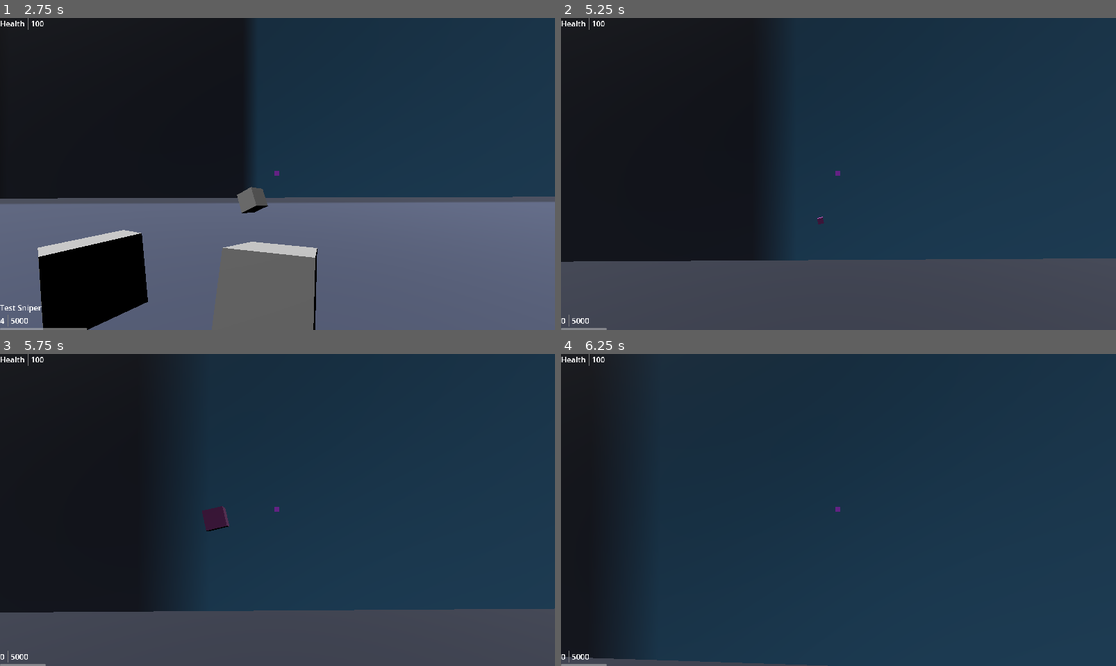
Above: before the commit, frames 1-4 (two rows, left to right).
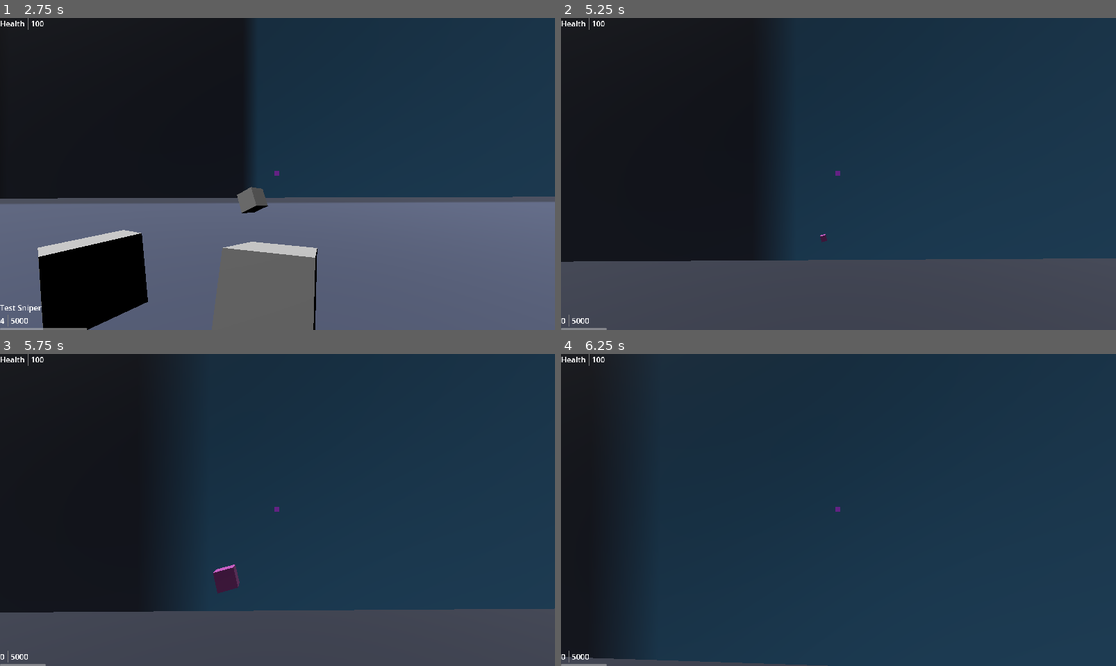
Above: after the commit, the same moments.

Repository: mabanana/FPS-Project-A
Game: Godot game, scene res://test_scene.tscn
The game is run twice, just before and just after one commit, with the same random seed, the same clock (stepped at 60 frames per second) and the same inputs. The engine's default icon, where the game draws it, is replaced by a stand-in: a white triangle on a blue panel in a dark square.
Inputs (mouse positions are in pixels of both pictures, inside the frame that each line leads up to):
- Up to frame 1 (2.75 s): tap Enter (ui_accept) at 0.5, 0.77, 1.52 s; move the mouse to (305, 174) at 0.52 s; hold Q (drop_equip) 0.53-1.28 s; hold Up (ui_up) from 0.53 s (still down); move the mouse to (249, 174) at 1.27 s; tap Q (drop_equip) at 1.35, 2.3 s; move the mouse to (288, 167) at 2.02 s; hold E (interact) from 2.03 s (still down)
- Up to frame 2 (5.25 s): keep holding Up (ui_up); move the mouse to (832, 180) at 2.77 s; release E (interact) at 2.78 s; click (832, 180) at 2.85 s; tap Enter (ui_accept) at 3.02, 3.77, 4.52 s; tap Q (drop_equip) at 3.05, 3.8, 4.35 s; move the mouse to (877, 177) at 3.52 s; hold Right mouse button (right_click) 3.53-4.28 s; tap R (reload) at 4.15 s; move the mouse to (794, 170) at 4.27 s; move the mouse to (844, 174) at 5.02 s; hold Q (drop_equip) from 5.03 s (still down)
- Up to frame 3 (5.75 s): keep holding Up (ui_up); keep holding Q (drop_equip)
- Up to frame 4 (6.25 s): move the mouse to (816, 503) at 5.77 s; release Up (ui_up) at 5.78 s; release Q (drop_equip) at 5.78 s; hold Right (ui_right) from 5.78 s (still down); tap E (interact) at 5.85 s; tap Enter (ui_accept) at 6.02 s; tap Q (drop_equip) at 6.05 s

Frame 1 is identical in both runs. In frame 2, less than 0.1% of the frame differs, in the area x 46-48%, y 63-72%; in frame 3, 0.6%, in the area x 36-44%, y 48-77%; in frame 4, nothing differs.
Error after the commit: Invalid access to property or key 'metadata' on a base object of type 'Nil'. (res://gun_slot.gd:114)

Commit message:
Update gun_slot

Diff:
--- a/gun_slot.gd
+++ b/gun_slot.gd
@@ -16,6 +16,8 @@
 var shoot_cd: int
 var reload_cd: int
 var character: PlayerEntity
+var active_gun: GunModel
+var context
 
 var core: CoreModel
 var core_changed: Signal
@@ -25,54 +27,40 @@
 	shoot_cd = 0
 	reload_cd = 0
 	bullet_hole = preload("res://bullet_hole.tscn")
+	context = core.services.Context
 
 func _process(delta):
-	if not core.inventory.active_gun:
-		return
+	# Only timers
 	if shoot_cd > 0:
 		shoot_cd -= UNIT * delta
+		if shoot_cd <= 0:
+			_finish_cd()
 	if core.player.reloading:
 		if reload_cd > 0:
 			reload_cd -= UNIT * delta
 		else:
-			finish_reload()
-	if core.player.trigger:
-		shoot()
-	if core.player.ads:
-		set_camera_zoom(core.inventory.active_gun.metadata.zoom,true)
-	else:
-		set_camera_zoom(0,false)
-
-func finish_reload():
-	var new_mag = min(core.inventory.ammo, core.inventory.active_gun.metadata.mag_size)
-	_set_ammo(core.inventory.ammo - new_mag + core.inventory.active_gun.mag_curr)
-	_set_reload(false)
-	_update_ammo(new_mag)
+			_finish_cd()
 
 func reload():
-	if not core.inventory.active_gun or core.inventory.active_gun.metadata.mag_size == core.inventory.active_gun.mag_curr:
-		return
+	if not active_gun or active_gun.metadata.mag_size == active_gun.mag_curr:
+		return
+	reload_cd = UNIT * active_gun.metadata.reload_time
 	_set_reload(true)
-	reload_cd = UNIT * core.inventory.active_gun.metadata.reload_time
+
 
 func shoot():
-	if shoot_cd <= 0 and core.inventory.active_gun.mag_curr > 0 and not core.player.reloading:
-		shoot_cd = 100/core.inventory.active_gun.metadata.fire_rate
-	else:
-		# Move this to on_core_changed
-		if core.inventory.active_gun.mag_curr <= 0:
-			reload()
-		return
-	_update_ammo(core.inventory.active_gun.mag_curr - core.inventory.active_gun.metadata.ammo_per_shot)
+	shoot_cd = 100/active_gun.metadata.fire_rate
 	for i in range(core.inventory.active_gun.metadata.pellet_count):
-		var query = cast_ray_towards_mouse(core.inventory.active_gun.metadata.accuracy)
+		var query = cast_ray_towards_mouse(active_gun.metadata.accuracy)
 		var result = get_world_3d().direct_space_state.intersect_ray(query)
 		if result:
+			# TODO: move bullet hole logic somewhere else
 			var new_bullet_hole = bullet_hole.instantiate()
 			new_bullet_hole.position = result.position
 			character.untracked_entities.add_child(new_bullet_hole)
 			if result.collider.has_method("take_damage"):
-				result.collider.take_damage(core.inventory.active_gun.metadata.damage_floor, core.inventory.active_gun.metadata.damage_ceiling, character, result.position)
+				result.collider.take_damage(active_gun.metadata.damage_floor, active_gun.metadata.damage_ceiling, character, result.position)
+	_update_mag(active_gun.mag_curr - active_gun.metadata.ammo_per_shot)
 
 func pickup_gun(gun_model: GunModel, gun_id: int):
 	_add_gun_to_inventory(gun_model)
@@ -84,10 +72,10 @@
 	var signal_payload = {}
 	var throw_vector = inaccuratize_vector(-character.camera.get_global_transform().basis.z.normalized(), THROW_ACCURACY)
 	signal_payload["position"] = character.position + throw_vector
-	signal_payload["gun_model"] = core.inventory.active_gun
-	signal_payload["linear_velocity"] = throw_vector * THROW_FORCE / core.inventory.active_gun.metadata.mass
-	signal_payload["angular_velocity"] = throw_vector.cross(Vector3.UP) * THROW_FORCE / core.inventory.active_gun.metadata.mass
-	_drop_gun_on_map(core.inventory.active_gun, signal_payload)
+	signal_payload["gun_model"] = active_gun
+	signal_payload["linear_velocity"] = throw_vector * THROW_FORCE / active_gun.metadata.mass
+	signal_payload["angular_velocity"] = throw_vector.cross(Vector3.UP) * THROW_FORCE / active_gun.metadata.mass
+	_drop_gun_on_map(active_gun, signal_payload)
 	_remove_active_gun()
 
 func cycle_next_active_gun():
@@ -120,11 +108,28 @@
 	core_changed.connect(_on_core_changed)
 
 func _on_core_changed(context, payload):
+	# Actions
+	active_gun = core.inventory.active_gun
+	if core.player.ads:
+		set_camera_zoom(core.inventory.active_gun.metadata.zoom, true)
+	else:
+		set_camera_zoom(0, false)
+	if core.player.trigger and shoot_cd <= 0:
+		if core.inventory.active_gun.mag_curr > 0:
+			shoot()
+		else:
+			reload()
+	elif core.player.reloading and reload_cd <= 0:
+		_finish_reload()
+
+	# Logs
 	if context == core.services.Context.gun_dropped and not core.inventory.active_gun:
 		print("No gun equipped")
 	if context == core.services.Context.gun_shot and core.inventory.active_gun.mag_curr == 0:
 		print("Need to reload")
 
+
+
 # Actions
 
 func _add_gun_to_inventory(gun_model: GunModel) -> void:
@@ -152,7 +157,7 @@
 func _pickup_gun_from_map(gun_id: int) -> void:
 	core_changed.emit(core.services.Context.gun_picked_up, {"id": gun_id})
 
-func _update_ammo(mag_curr: int) -> void:
+func _update_mag(mag_curr: int) -> void:
 	core.inventory.active_gun.mag_curr = mag_curr
 	core_changed.emit(core.services.Context.gun_shot, null)
 
@@ -191,3 +196,12 @@
 		return
 	core.inventory.ammo = new_ammo
 	core_changed.emit(core.services.Context.none, null)
+
+func _finish_reload():
+	_set_reload(false)
+	var new_mag = min(core.inventory.ammo, active_gun.metadata.mag_size)
+	_set_ammo(core.inventory.ammo - new_mag + active_gun.mag_curr)
+	_update_mag(new_mag)
+
+func _finish_cd():
+	core_changed.emit(core.services.Context.none, null)
